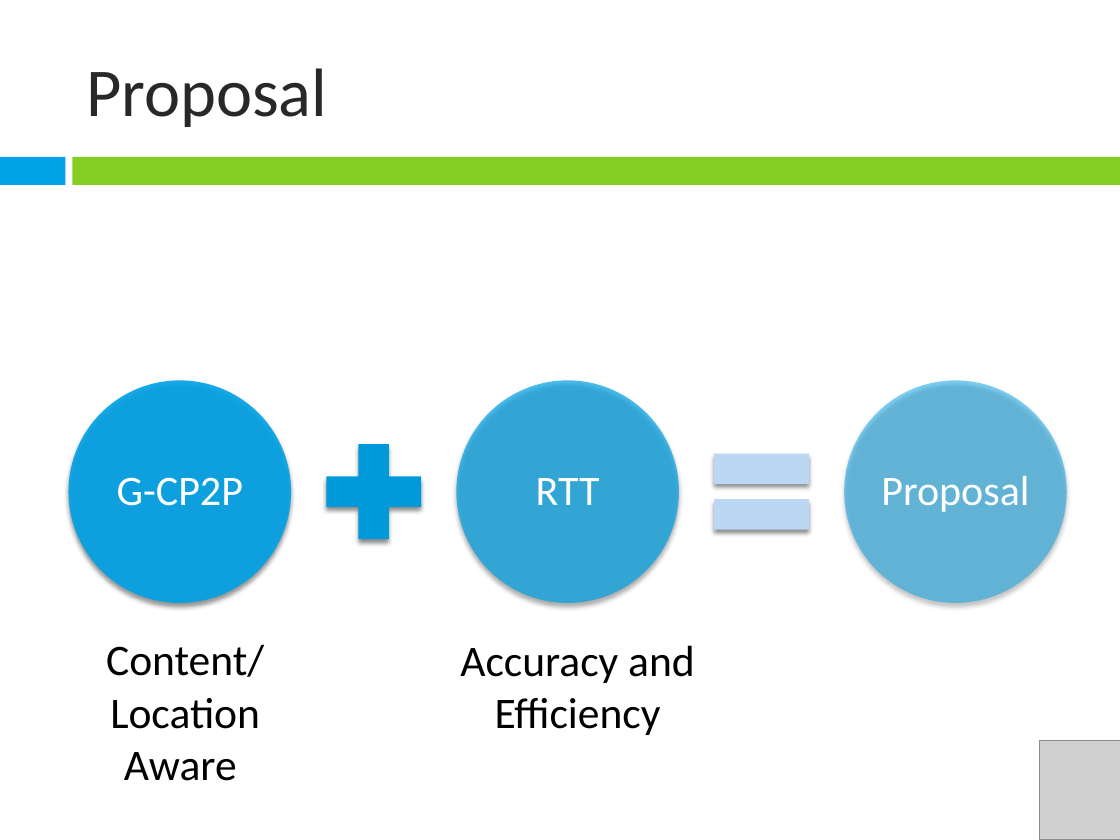
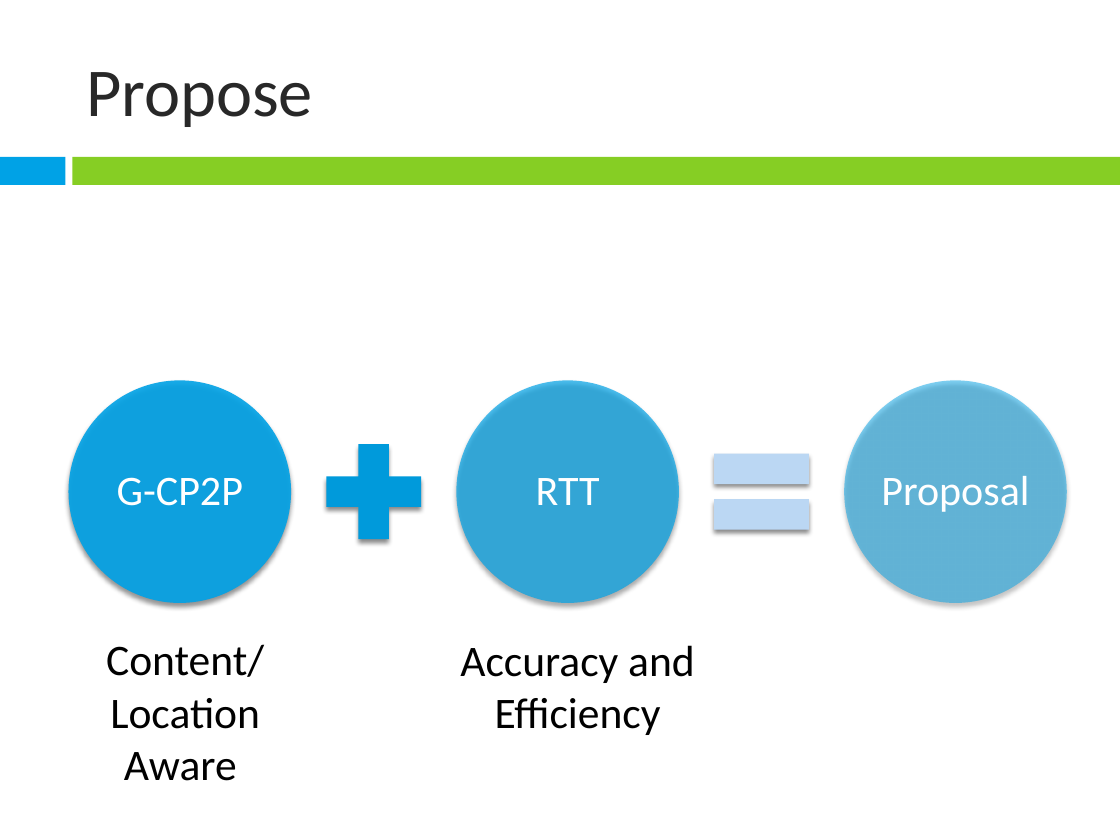
Before and after one commit to janeriongcol/ndsg-chupacabra, a slide deck: slide 33 of Presentations/Mock Presentation.pptx. Drawn at 1120x840 pixels with LibreOffice and Linux fonts; fonts in the diff are those of the drawing; grey boxes stand for pictures. Boxes give left, top, right and bottom in pixels: in the first picture for what was removed or moved away, otherwise in the second. Text is boxed around its words. In the diff, an @@ line names an element or a change of style, - is before the commit and + after.

```diff
--- a/Presentations/Mock Presentation.pptx
+++ b/Presentations/Mock Presentation.pptx
@@ title at (x1=86, y1=72, x2=313, y2=127): text changed @@
-Proposal
+Propose
@@ picture removed at (x1=1039, y1=740, x2=1120, y2=840) @@
```
Also in this commit, not shown: 15 other slides changed, 3 slides added.
